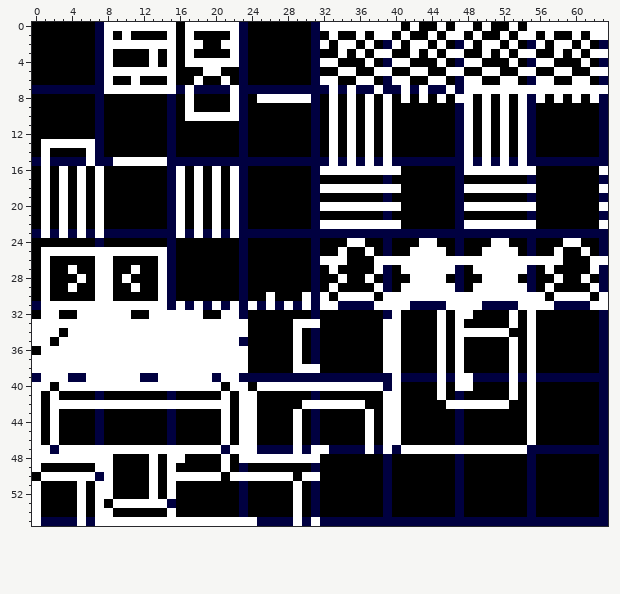
Two states of a pixel-art sprite, image/tileset.png. The picture above was drawn from the file before the commit.
The file is 64x56 pixels.
The result:
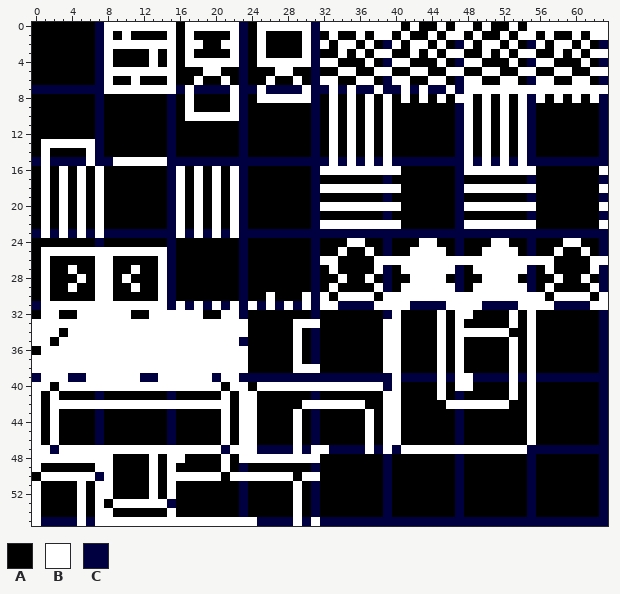
Palette (. is transparent): A #000000  B #ffffff  C #000040
What changed:
Colour B gives way to colour A in row 26 at x 34 and 58.
Colour A gives way to colour B in row 0 at x 25 to 30; in rows 1 to 3 at x 25 and 30; in row 4 at x 25 to 30; in row 5 at x 27 to 28; in row 6 at x 26 and 29.
Colour C gives way to colour B in row 7 at x 25 and 30.
Where, in picture pixels (left, top, right, bottom), the same in both pictures:
changed: (257, 22, 311, 94)
changed: (338, 256, 347, 265)
changed: (554, 256, 563, 265)
